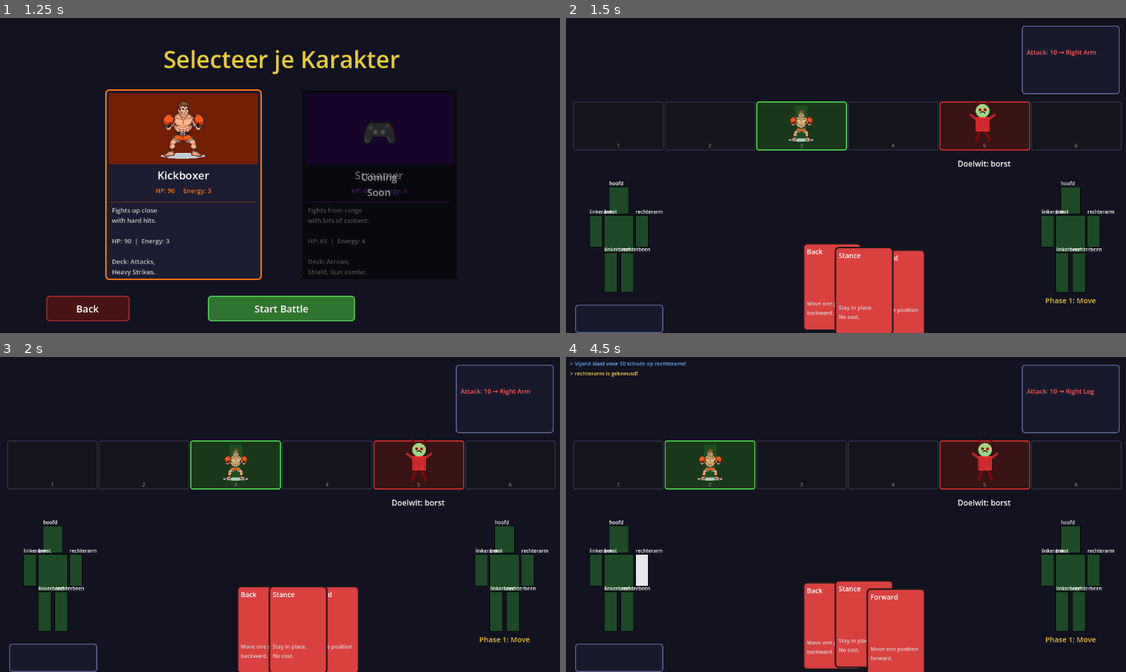
Above: before the commit, frames 1-4 (two rows, left to right).
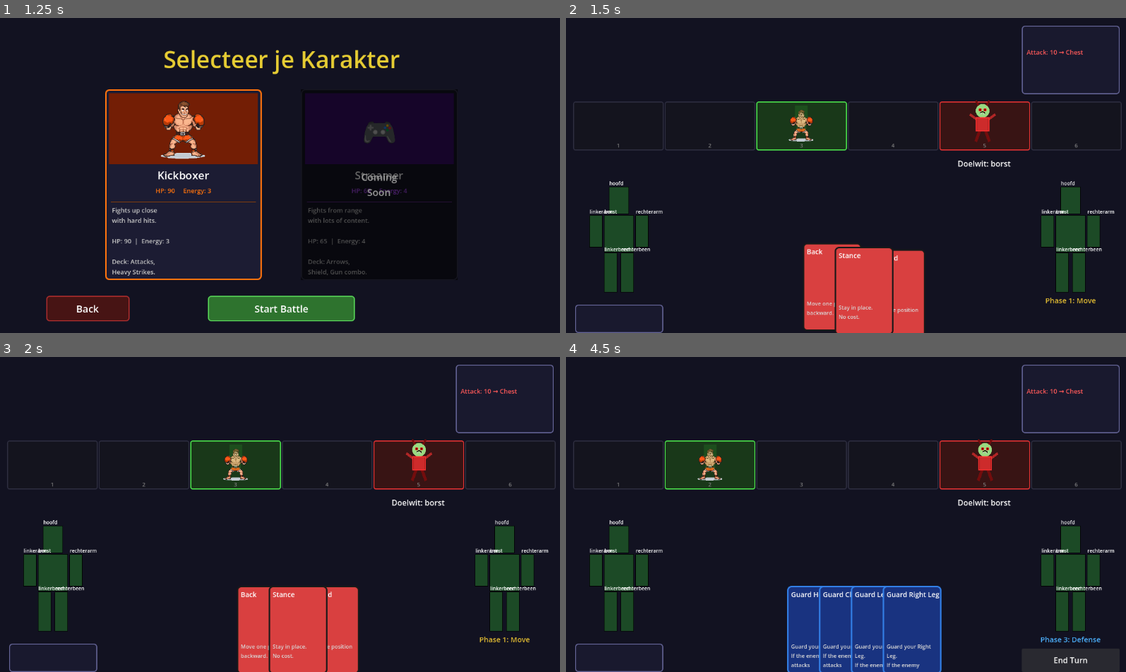
Above: after the commit, the same moments.

Repository: CreinR/SillMemeFightGame
Game: Godot game, scene res://scenes/main_menu.tscn
Same seed, same stepped clock (60 frames per second), same inputs: the game is played once before the commit and once after it.
Inputs (mouse positions are in pixels of both pictures, inside the frame that each line leads up to):
- Up to frame 1 (1.25 s): click "Spelen" at 0.5 s
- Up to frame 2 (1.5 s): click "Start Battle" at 1.25 s
- Up to frame 3 (2 s): no input
- Up to frame 4 (4.5 s): tap Enter at 2 s; move the mouse to (801, 464) at 2.02 s; click (801, 464) at 2.17 s; tap Space at 2.75 s; move the mouse to (834, 631) at 2.77 s; click (834, 631) at 2.92 s; click "Skip →" at 3.5 s; click "End Turn" at 4.25 s

Frame 1 is identical in both runs. In frame 2, less than 0.1% of the frame differs, in the area x 40-95%, y 10-40%; in frame 3, less than 0.1%; in frame 4, 8.5%, in the area x 0-96%, y 1-100%.
Error after the commit: Invalid call. Nonexistent function 'take_turn' in base 'Node (Enemy)'. (res://scripts/battle.gd:483)

Commit message:
Part 1 prep: rename leg body parts and add new enemy planning system
- player.gd: rename linkerbeen→bovenbenen, rechterbeen→voeten throughout;
  add stagger_turns for Spinning Heel miss penalty; update GUARD_LIMB_MAP,
  LIMB_DISPLAY, body_parts dict, sub-parts setup, and start_turn()
- enemy.gd: add position field (starts at 4, now mobile); add planned_movement,
  planned_guard, intent_attack_* fields for simultaneous turn system; embed full
  new attack roster (Jab, Hook, Uppercut, Overhand, Roundhouse Kick, Front Kick,
  Spinning Heel Kick); plan_turn() secretly picks all 3 actions at turn start;
  rename leg body parts to bovenbenen/voeten; add stagger_turns for kneecap effect

https://claude.ai/code/session_015ePgrkBQaa369fVGyUbJh9

Diff:
--- a/scripts/enemy.gd
+++ b/scripts/enemy.gd
@@ -1,9 +1,18 @@
 class_name Enemy
 extends Node
 
+var position: int = 4
 var intent_damage: int = 10
 var stun: bool = false
 var attack_target_part: String = "borst"
+
+# Planned actions for the simultaneous turn
+var planned_movement: int = 0     # -1 = away, 0 = stance, 1 = toward player
+var planned_guard: String = ""    # body part being guarded this turn
+var intent_attack_name: String = "Jab"
+var intent_attack_min_range: int = 2
+var intent_attack_max_range: int = 3
+var intent_attack_limb: String = "linkerarm"
 
 # Sub-part effect state
 var jaw_skip_turns: int = 0      # jaw: can't attack for N turns
@@ -13,14 +22,75 @@
 var lung_debuff_value: int = 0   # lung: amount of reduction
 var wrist_miss: bool = false     # wrist: 50% miss on next attack
 var elbow_debuff: int = 0        # elbow: damage reduction on next attack
+var stagger_turns: int = 0       # can't use movement next turn (Spinning Heel miss)
+
+# Full new attack roster (used by enemy AI)
+const ATTACK_ROSTER = [
+	{
+		"name": "Jab", "limb": "linkerarm",
+		"min_range": 2, "max_range": 3,
+		"targets": {
+			"hoofd": {"damage": 6},
+			"borst": {"damage": 5},
+		}
+	},
+	{
+		"name": "Hook", "limb": "rechterarm",
+		"min_range": 1, "max_range": 1,
+		"targets": {
+			"hoofd": {"damage": 12, "effect": "stun"},
+			"borst": {"damage": 10},
+		}
+	},
+	{
+		"name": "Uppercut", "limb": "rechterarm",
+		"min_range": 1, "max_range": 1,
+		"targets": {
+			"hoofd": {"damage": 14, "effect": "stun"},
+			"borst": {"damage": 8},
+		}
+	},
+	{
+		"name": "Overhand", "limb": "rechterarm",
+		"min_range": 1, "max_range": 2,
+		"targets": {
+			"hoofd": {"damage": 10, "effect": "overhand_bypass"},
+		}
+	},
+	{
+		"name": "Roundhouse Kick", "limb": "voeten",
+		"min_range": 2, "max_range": 3,
+		"targets": {
+			"hoofd":      {"damage": 10, "effect": "stun"},
+			"borst":      {"damage": 8},
+			"bovenbenen": {"damage": 6, "effect": "weaken", "value": 3},
+			"voeten":     {"damage": 4, "effect": "stun"},
+		}
+	},
+	{
+		"name": "Front Kick", "limb": "bovenbenen",
+		"min_range": 2, "max_range": 3,
+		"targets": {
+			"borst":      {"damage": 7, "effect": "front_kick_push"},
+			"bovenbenen": {"damage": 6, "effect": "front_kick_push"},
+		}
+	},
+	{
+		"name": "Spinning Heel Kick", "limb": "voeten",
+		"min_range": 3, "max_range": 4,
+		"targets": {
+			"hoofd": {"damage": 16, "effect": "stun"},
+		}
+	},
+]
 
 var body_parts: Dictionary = {
-	"hoofd":       BodyPart.new(),
-	"borst":       BodyPart.new(),
-	"linkerarm":   BodyPart.new(),
-	"rechterarm":  BodyPart.new(),
-	"linkerbeen":  BodyPart.new(),
-	"rechterbeen": BodyPart.new(),
+	"hoofd":      BodyPart.new(),
+	"borst":      BodyPart.new(),
+	"linkerarm":  BodyPart.new(),
+	"rechterarm": BodyPart.new(),
+	"bovenbenen": BodyPart.new(),
+	"voeten":     BodyPart.new(),
 }
 
 func _ready():
@@ -34,8 +104,8 @@
 		"borst":      {"hp": 30, "max_hp": 30},
 		"linkerarm":  {"hp": 20, "max_hp": 20},
 		"rechterarm": {"hp": 20, "max_hp": 20},
-		"linkerbeen":  {"hp": 20, "max_hp": 20},
-		"rechterbeen": {"hp": 20, "max_hp": 20},
+		"bovenbenen": {"hp": 20, "max_hp": 20},
+		"voeten":     {"hp": 20, "max_hp": 20},
 	}
 	for pname in configs:
 		body_parts[pname].part_name = pname
@@ -68,7 +138,7 @@
 			 "Ruggenmerg samengeperst! 1 HP over.",
 		 ]},
 	])
-	for leg in ["linkerbeen", "rechterbeen"]:
+	for leg in ["bovenbenen", "voeten"]:
 		_add_subs(leg, [
 			{"name": "Knieschijf", "base_chance": 0.35, "effect": "kneecap",
 			 "log_msg": "Zijn knie geeft het op. Hij staat als een standbeeld."},
@@ -98,9 +168,88 @@
 			"stage_msgs":  s.get("stage_msgs", []),
 		})
 
-func _pick_target_part():
-	var targets = ["hoofd", "borst", "linkerarm", "rechterarm", "linkerbeen", "rechterbeen"]
+func _pick_target_part(attack_data: Dictionary = {}):
+	var targets: Array
+	if attack_data.has("targets"):
+		targets = attack_data["targets"].keys()
+	else:
+		targets = ["hoofd", "borst", "bovenbenen", "voeten"]
 	attack_target_part = targets[randi() % targets.size()]
+
+# Called at the start of the player's planning phase — plans all 3 enemy actions.
+func plan_turn(player_pos: int):
+	# --- Movement ---
+	if stagger_turns > 0:
+		stagger_turns -= 1
+		planned_movement = 0
+	else:
+		_plan_movement(player_pos)
+
+	# --- Attack ---
+	_plan_attack(player_pos)
+
+	# --- Guard ---
+	var guard_options = ["hoofd", "borst", "bovenbenen", "voeten"]
+	planned_guard = guard_options[randi() % guard_options.size()]
+
+func _plan_movement(player_pos: int):
+	var distance = abs(player_pos - position)
+	var r = randf()
+	if distance > 3:
+		# Too far — always close in
+		planned_movement = 1
+	elif distance <= 1:
+		# Too close — always back up
+		planned_movement = -1
+	else:
+		# Preferred range: weight toward stance/forward
+		if r < 0.15:
+			planned_movement = -1
+		elif r < 0.55:
+			planned_movement = 0
+		else:
+			planned_movement = 1
+
+func _plan_attack(player_pos: int):
+	var distance = abs(player_pos - position)
+	var valid: Array = []
+	for atk in ATTACK_ROSTER:
+		if distance >= atk["min_range"] and distance <= atk["max_range"]:
+			valid.append(atk)
+	if valid.is_empty():
+		# Fallback to jab regardless of range
+		valid = [ATTACK_ROSTER[0]]
+	var chosen = valid[randi() % valid.size()]
+	intent_attack_name = chosen["name"]
+	intent_attack_min_range = chosen["min_range"]
+	intent_attack_max_range = chosen["max_range"]
+	intent_attack_limb = chosen.get("limb", "linkerarm")
+	_pick_target_part(chosen)
+
+	# Base damage from chosen attack for target
+	var dmg = 0
+	if chosen["targets"].has(attack_target_part):
+		dmg = chosen["targets"][attack_target_part].get("damage", 0)
+
+	# Apply arm damage penalty to intent_damage
+	var limb = body_parts.get(intent_attack_limb)
+	if limb != null:
+		match limb.status:
+			BodyPart.Status.BRUISED:  dmg = int(dmg * 0.85)
+			BodyPart.Status.BROKEN:   dmg = int(dmg * 0.6)
+			BodyPart.Status.DISABLED: dmg = int(dmg * 0.4)
+
+	if lung_debuff_turns > 0:
+		dmg = max(0, dmg - lung_debuff_value)
+
+	intent_damage = dmg
+
+# Returns a dictionary with the attack data for the current planned attack.
+func get_planned_attack_data() -> Dictionary:
+	for atk in ATTACK_ROSTER:
+		if atk["name"] == intent_attack_name:
+			return atk
+	return {}
 
 func take_damage(amount: int, target_part: String) -> Array:
 	var messages = []
@@ -146,7 +295,7 @@
 		"spine":
 			pass  # fatal — battle.gd handles game over
 		"kneecap":
-			pass
+			stagger_turns = 2
 		"thigh":
 			intent_damage = max(0, intent_damage - 2)
 		"elbow":
@@ -154,46 +303,10 @@
 		"wrist":
 			wrist_miss = true
 
-func take_turn(player) -> Array:
-	var messages = []
-
-	if stun:
-		stun = false
-		messages.append("Vijand is verdoofd en slaat over!")
-		_pick_target_part()
-		return messages
-
-	if jaw_skip_turns > 0:
-		jaw_skip_turns -= 1
-		messages.append("Vijand kan zijn kaak niet bewegen. Hij slaat over!")
-		_pick_target_part()
-		return messages
-
-	if wrist_miss:
-		wrist_miss = false
-		if randf() < 0.5:
-			messages.append("De vijand mist! Zijn pols laat hem in de steek.")
-			_pick_target_part()
-			return messages
-
-	var actual_damage = intent_damage
-	if lung_debuff_turns > 0:
-		actual_damage = max(0, actual_damage - lung_debuff_value)
-		lung_debuff_turns -= 1
-	if elbow_debuff > 0:
-		actual_damage = max(0, actual_damage - elbow_debuff)
-		elbow_debuff = 0
-
-	messages.append("Vijand slaat voor %d schade op %s!" % [actual_damage, attack_target_part])
-	var dmg_messages = player.take_damage(actual_damage, attack_target_part)
-	messages.append_array(dmg_messages)
-
-	if rib_reflect:
-		body_parts["borst"].take_damage(1)
-		messages.append("Krak! Zijn ribben vlammen op bij de aanval.")
-
-	if concussion_turns > 0:
-		concussion_turns -= 1
-
-	_pick_target_part()
-	return messages
+# Guard limb map — which player limb absorbs chip when guarding each part
+const GUARD_LIMB_MAP = {
+	"hoofd":      "linkerarm",
+	"borst":      "rechterarm",
+	"bovenbenen": "bovenbenen",
+	"voeten":     "voeten",
+}
--- a/scripts/player.gd
+++ b/scripts/player.gd
@@ -23,29 +23,30 @@
 var elbow_debuff: int = 0         # reduce own attack damage on next attack
 var wrist_miss: bool = false      # 50% miss on next attack
 var kneecap_turns: int = 0        # can't use Forward/Back for N turns
+var stagger_turns: int = 0        # Spinning Heel miss: can't use movement cards next turn
 
 # Which limb absorbs chip damage when guarding each body part
 const GUARD_LIMB_MAP = {
-	"hoofd":       "linkerarm",
-	"borst":       "rechterarm",
-	"linkerbeen":  "linkerbeen",
-	"rechterbeen": "rechterbeen",
+	"hoofd":      "linkerarm",
+	"borst":      "rechterarm",
+	"bovenbenen": "bovenbenen",
+	"voeten":     "voeten",
 }
 
 const LIMB_DISPLAY = {
-	"linkerarm":   "left arm",
-	"rechterarm":  "right arm",
-	"linkerbeen":  "left leg",
-	"rechterbeen": "right leg",
+	"linkerarm":  "left arm",
+	"rechterarm": "right arm",
+	"bovenbenen": "upper legs",
+	"voeten":     "feet",
 }
 
 var body_parts: Dictionary = {
-	"hoofd":       BodyPart.new(),
-	"borst":       BodyPart.new(),
-	"linkerarm":   BodyPart.new(),
-	"rechterarm":  BodyPart.new(),
-	"linkerbeen":  BodyPart.new(),
-	"rechterbeen": BodyPart.new(),
+	"hoofd":      BodyPart.new(),
+	"borst":      BodyPart.new(),
+	"linkerarm":  BodyPart.new(),
+	"rechterarm": BodyPart.new(),
+	"bovenbenen": BodyPart.new(),
+	"voeten":     BodyPart.new(),
 }
 
 func _ready():
@@ -58,8 +59,8 @@
 		"borst":      {"hp": 30, "max_hp": 30},
 		"linkerarm":  {"hp": 20, "max_hp": 20},
 		"rechterarm": {"hp": 20, "max_hp": 20},
-		"linkerbeen":  {"hp": 20, "max_hp": 20},
-		"rechterbeen": {"hp": 20, "max_hp": 20},
+		"bovenbenen": {"hp": 20, "max_hp": 20},
+		"voeten":     {"hp": 20, "max_hp": 20},
 	}
 	for pname in configs:
 		body_parts[pname].part_name = pname
@@ -92,7 +93,7 @@
 			 "Spine compressed! 1 HP remaining.",
 		 ]},
 	])
-	for leg in ["linkerbeen", "rechterbeen"]:
+	for leg in ["bovenbenen", "voeten"]:
 		_add_subs(leg, [
 			{"name": "Kneecap", "base_chance": 0.35, "effect": "kneecap",
 			 "log_msg": "Your kneecap relocates. Staying put it is."},
@@ -133,6 +134,8 @@
 	for c in pending_cards:
 		hand.append(c)
 	pending_cards.clear()
+	if stagger_turns > 0:
+		stagger_turns -= 1
 
 func draw_cards(amount: int):
 	var actual = max(0, amount - (1 if lung_draw_penalty > 0 else 0))
